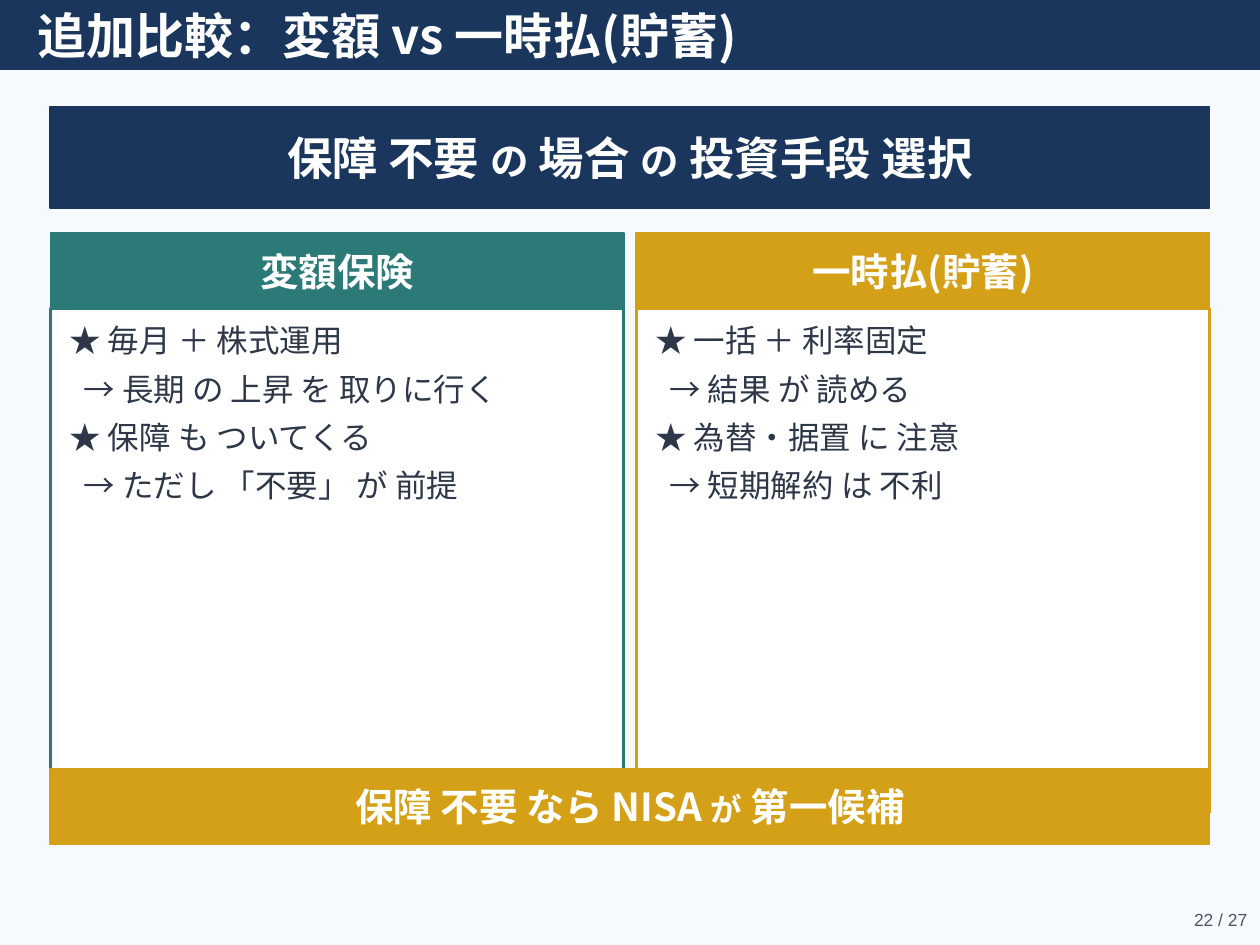
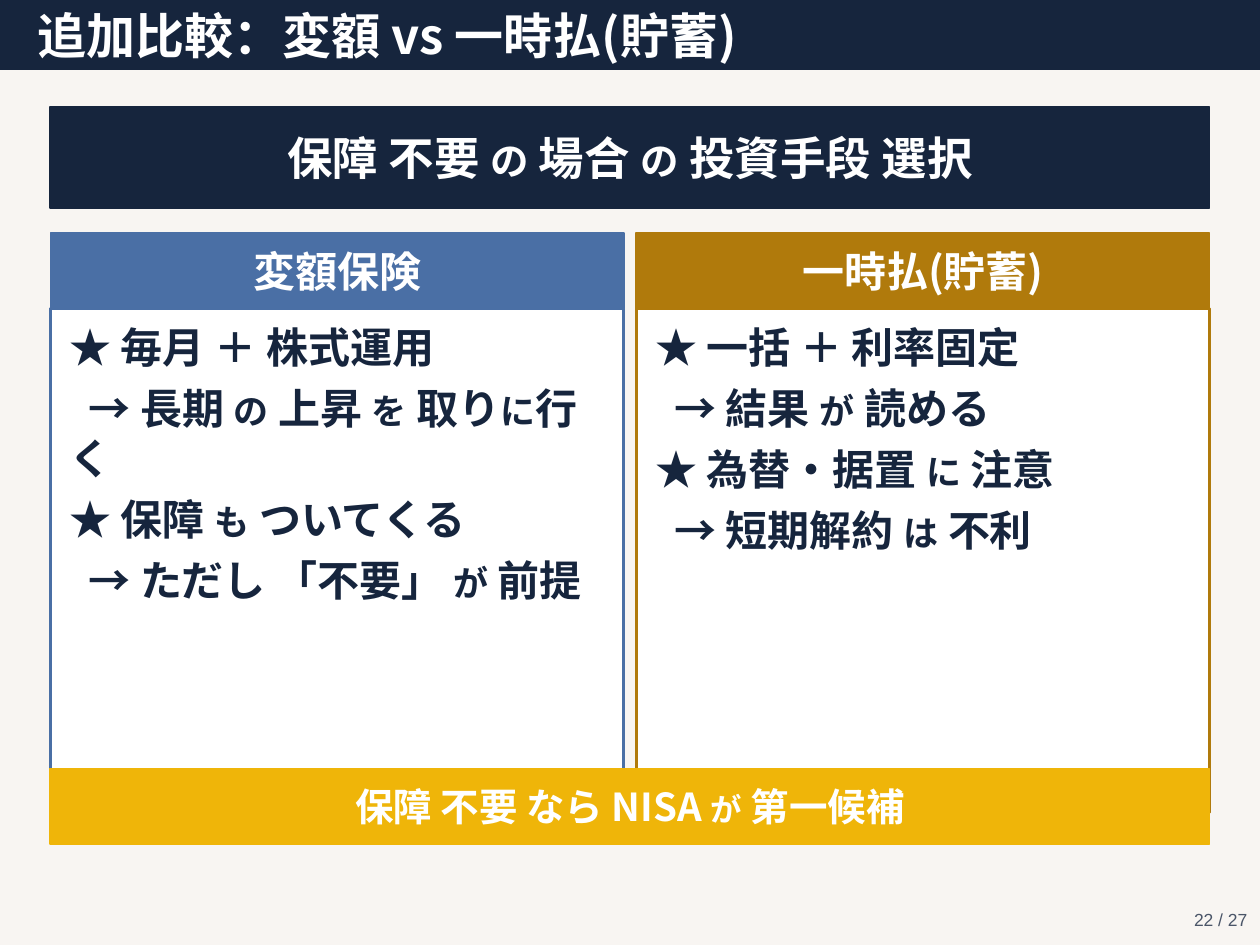
Before and after one commit to love2u2aya/seminar-hoken-vs-nisa, a slide deck: slide 22 of seminar_slides.pptx. Drawn at 1260x945 pixels with LibreOffice and Linux fonts; fonts in the diff are those of the drawing. Boxes give left, top, right and bottom in pixels: in the first picture for what was removed or moved away, otherwise in the second. Text is boxed around its words. In the diff, an @@ line names an element or a change of style, - is before the commit and + after.

Commit message:
デザイン全面リニューアル：Midnight Goldパレット＋2軸マトリクス配色
- カラー：Midnight Goldパレット採用（紺×金基調、シンプル化）
- 商品色：色相=目的（保障=青/貯蓄=黄）×明度=支払方法（一括=濃/毎月=薄）
  - 変額：薄い青 / 保障：濃い青 / NISA：薄い黄 / 貯蓄：濃い黄
- フォント：基本ボールド化＋最低24ptに引き上げ
- タイトルバー・強調ボックスを navy / gold に統一（色数を削減）
- 台本：スライド11.6追加（オルカン直近5年は異常値・モンテカルロで本来のブレを示す）

```diff
--- a/seminar_slides.pptx
+++ b/seminar_slides.pptx
@@ background #F7FAFC to #F8F5F2 @@
@@ rectangle at (0,0,1260,69): fill #1A365D to #16253D; outline #1A365D 1 pt to #16253D 1 pt @@
@@ rectangle at (50,107,1210,208): fill #1A365D to #16253D; outline #1A365D 1 pt to #16253D 1 pt @@
@@ text "変額保険" at (253,251,421,291): size 22 to 24 pt @@
@@ rectangle at (50,233,624,309): fill #2B7A78 to #4A6FA5; outline #2B7A78 1 pt to #4A6FA5 1 pt @@
@@ text "一時払(貯蓄)" at (802,251,1044,296): size 22 to 24 pt @@
@@ rectangle at (636,233,1210,309): fill #D4A017 to #B07A0C; outline #D4A017 1 pt to #B07A0C 1 pt @@
@@ rectangle at (50,309,624,813): outline #2B7A78 1.5 pt to #4A6FA5 1.5 pt @@
@@ text "★ 毎月 ＋ 株式運用" at (69,327,582,600): size 18 to 24 pt in "★ 毎月 ＋ 株式運用", "→ 長期 上昇 取りに行く", "★ 保障 ついてくる", "→ ただし 「不要」 前提"; text colour #2D3748 to #16253D, bold on; size 18 to 20 pt in "の を 取りに行く", "も", "が" @@
@@ rectangle at (636,309,1210,813): outline #D4A017 1.5 pt to #B07A0C 1.5 pt @@
@@ text "★ 一括 ＋ 利率固定" at (707,327,1055,550): size 18 to 24 pt, text colour #2D3748 to #16253D, bold on; size 18 to 20 pt in "が", "に", "は" @@
@@ rectangle at (50,769,1210,844): fill #D4A017 to #EFB509; outline #D4A017 1 pt to #EFB509 1 pt @@
```
Also in this commit, not shown: 26 other slides changed, 2 other files.
